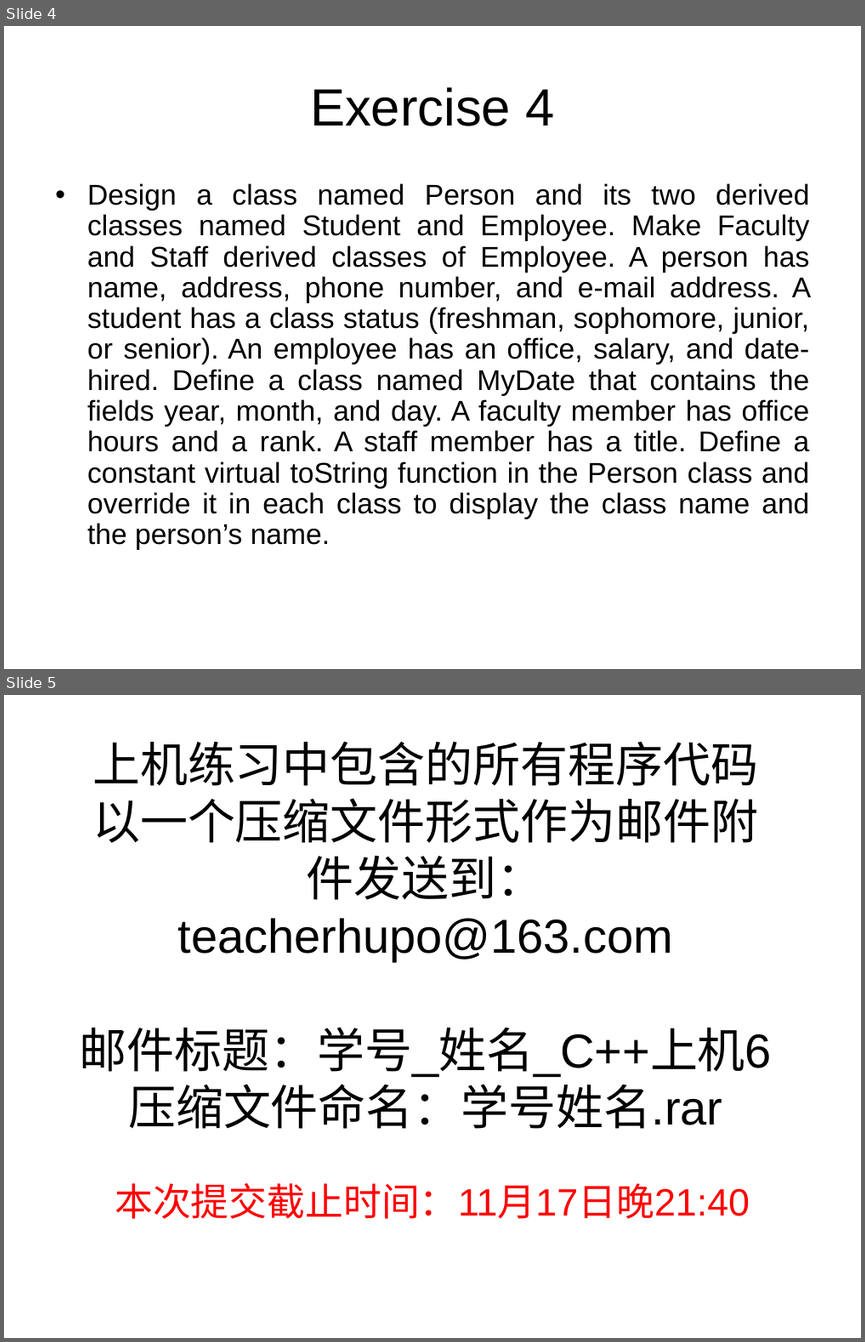
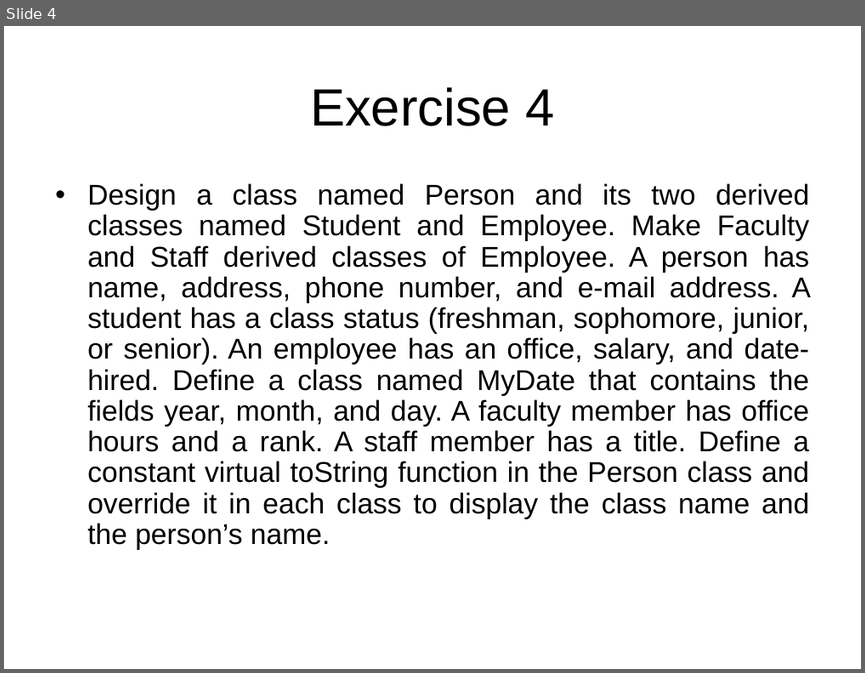
Before and after one commit to pudongqi/C-plus-plus_code, a slide deck: exercise 6/上机题目.ppt. Shown one above the other, each under a label of ours: slides 4 and 5 before the commit, slide 4 after it. The pictures are 865x1342 and 865x673 pixels, drawn with LibreOffice and Linux fonts; fonts in the diff are those of the drawing. Boxes give left, top, right and bottom in pixels: in the first picture for what was removed or moved away, otherwise in the second. Text is boxed around its words. In the diff, an @@ line names an element or a change of style, - is before the commit and + after.

```diff
--- a/exercise 6/上机题目.ppt
+++ b/exercise 6/上机题目.ppt
@@ slide 5 removed at bbox=[4, 695, 861, 1338], background #FFFFFF @@
@@ title removed at bbox=[80, 742, 772, 1129] @@
-上机练习中包含的所有程序代码以一个压缩文件形式作为邮件附件发送到：
-teacherhupo@163.com
-邮件标题：学号_姓名_C++上机6
-压缩文件命名：学号姓名.rar
@@ subtitle removed at bbox=[114, 1183, 749, 1219] @@
-本次提交截止时间：11月17日晚21:40
```
Also in this commit, not shown: 6 other files.
